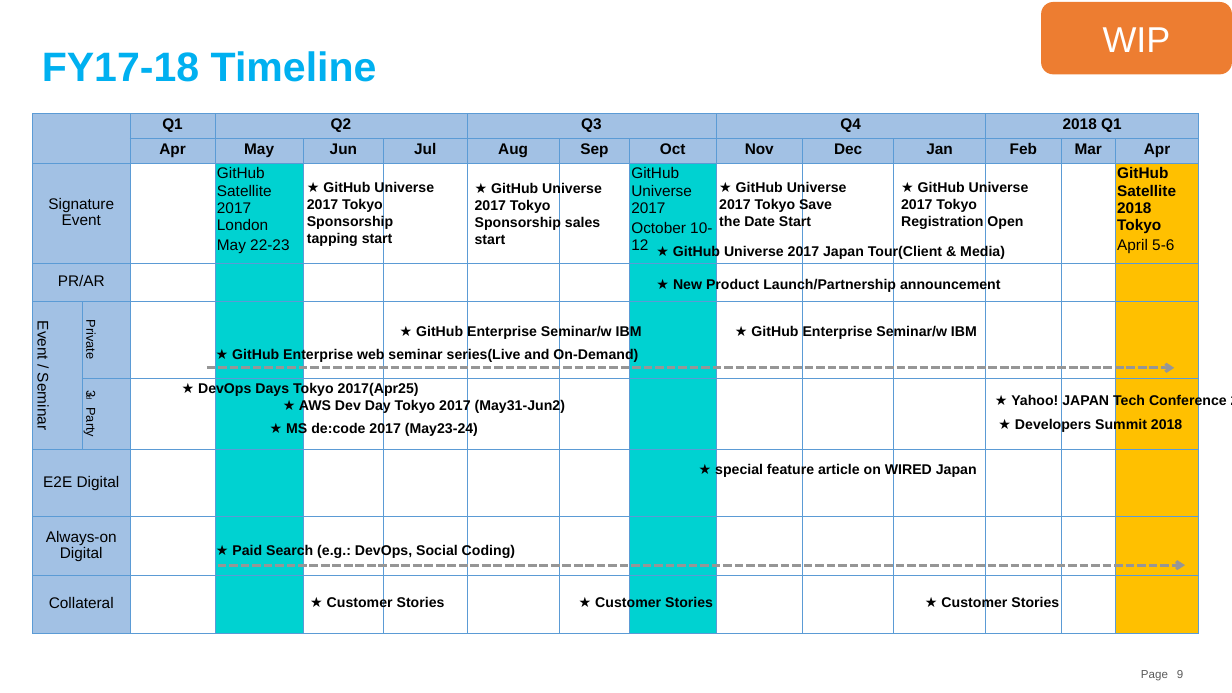
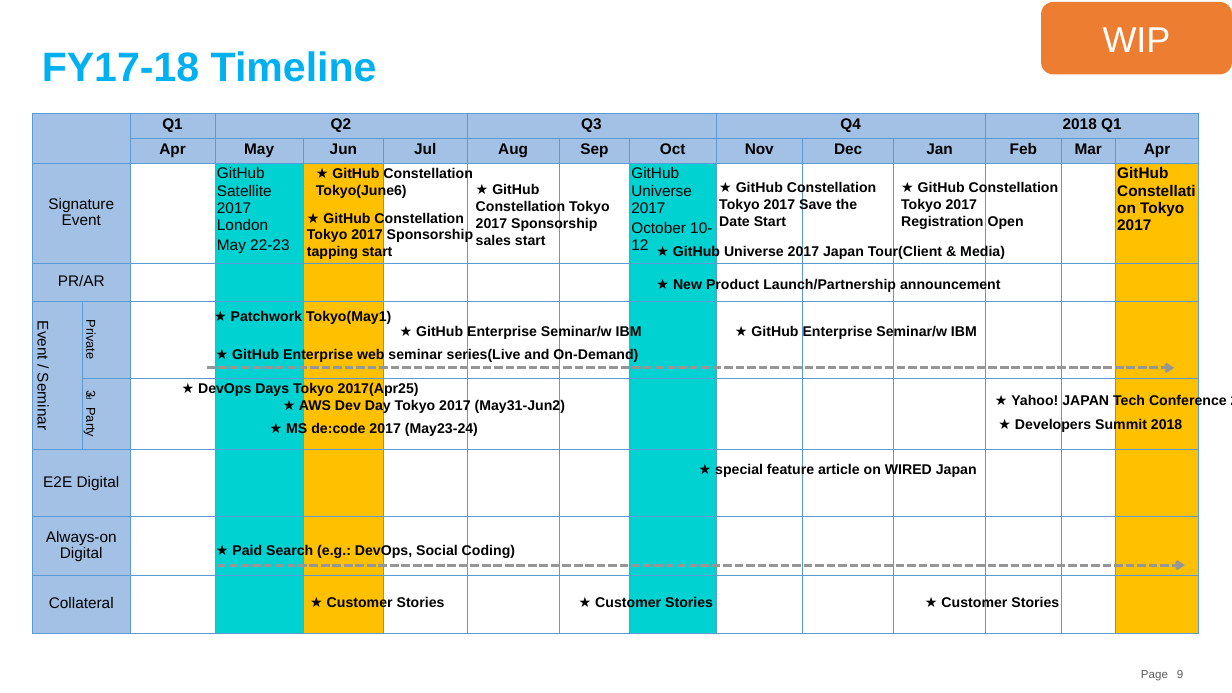
Before and after one commit to souebina/GitHub-Japan-Marketing-Plan, a slide deck: slide 9 of GitHub Japan Marketing Strategy.pptx. Drawn at 1232x693 pixels with LibreOffice and Linux fonts; fonts in the diff are those of the drawing. Boxes give left, top, right and bottom in pixels: in the first picture for what was removed or moved away, otherwise in the second. Text is boxed around its words. In the diff, an @@ line names an element or a change of style, - is before the commit and + after.

```diff
--- a/GitHub Japan Marketing Strategy.pptx
+++ b/GitHub Japan Marketing Strategy.pptx
@@ table at (x1=32, y1=114, x2=1199, y2=634) @@
-row 3, column 15: GitHub Satellite 2018 Tokyo / April 5-6
+row 3, column 15: GitHub Constellation Tokyo 2017
@@ fill #FFFFFF to #FFC000 in 7 cells @@
@@ text added at (x1=316, y1=166, x2=472, y2=198), 11 pt, text #000000, bold @@
+★ GitHub Constellation Tokyo(June6)
@@ text at (x1=476, y1=183, x2=610, y2=245): text changed @@
-★ GitHub Universe
-2017 Tokyo Sponsorship sales start
+★ GitHub Constellation Tokyo 2017 Sponsorship sales start
@@ text at (x1=719, y1=181, x2=876, y2=226): text changed @@
-★ GitHub Universe
-2017 Tokyo Save the Date Start
+★ GitHub Constellation Tokyo 2017 Save the Date Start
@@ text at (x1=901, y1=181, x2=1058, y2=229): text changed @@
-★ GitHub Universe
-2017 Tokyo Registration Open
+★ GitHub Constellation Tokyo 2017 Registration Open
@@ text at (x1=307, y1=211, x2=473, y2=260): text changed @@
-★ GitHub Universe
-2017 Tokyo Sponsorship tapping start
+★ GitHub Constellation Tokyo 2017 Sponsorship tapping start
@@ text added at (x1=231, y1=309, x2=391, y2=324), 11 pt, text #000000, bold @@
+★ Patchwork Tokyo(May1)
```
Also in this commit, not shown: 6 other slides changed.
